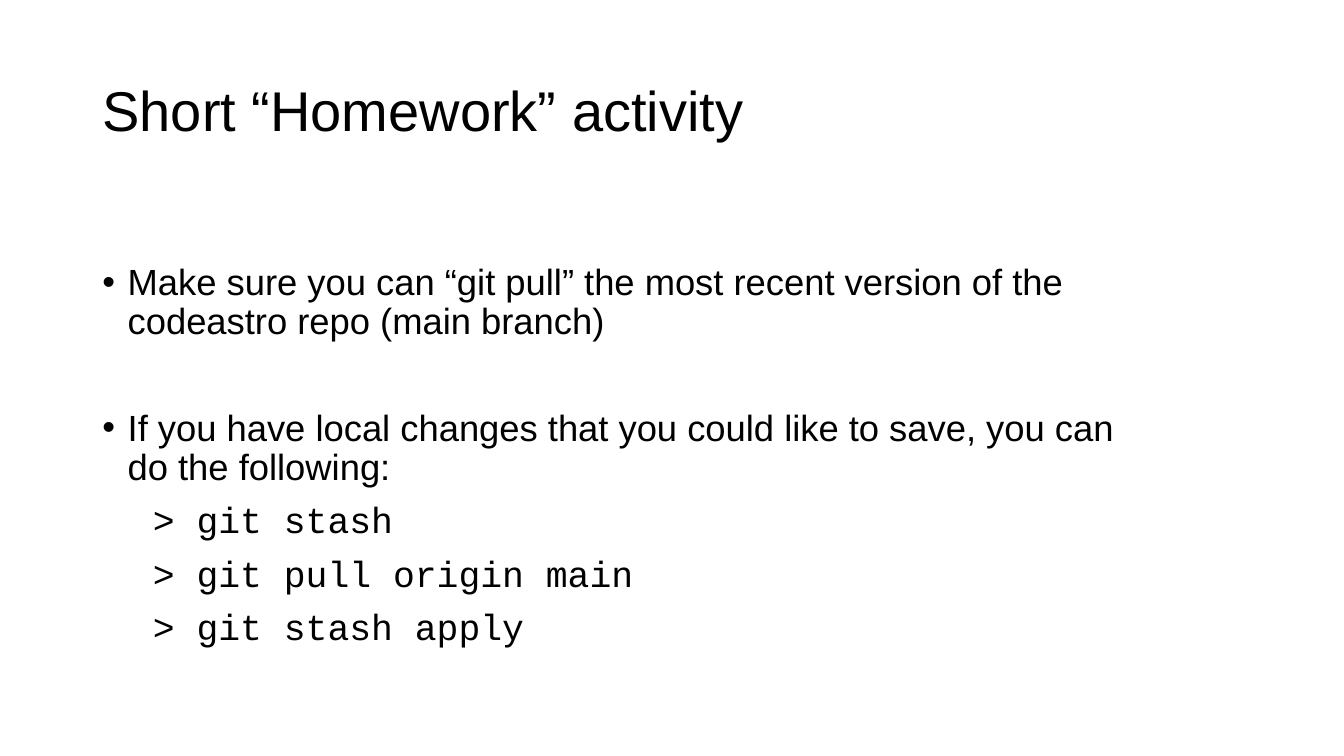
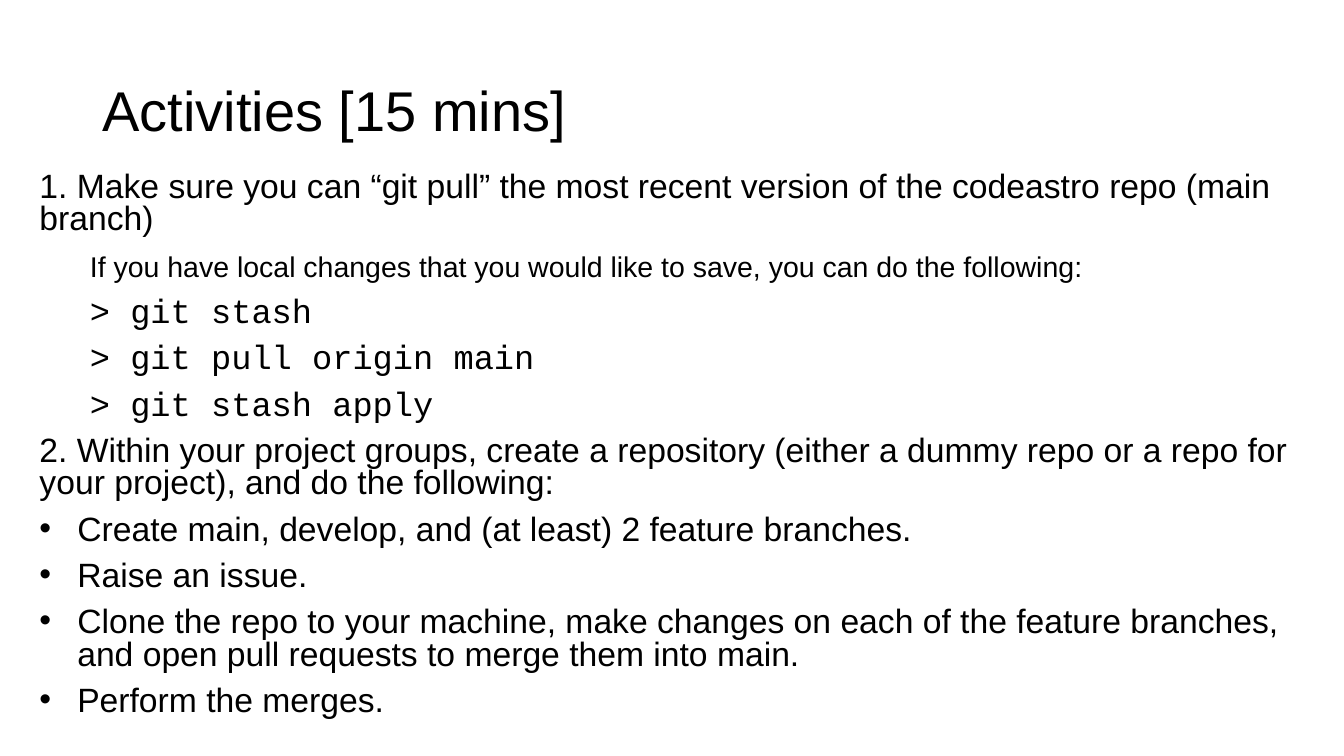
Before and after one commit to semaphoreP/codeastro, a slide deck: slide 15 of Day1/gitflow.pptx (slide 14 before the commit). Drawn at 1344x756 pixels with LibreOffice and Linux fonts; fonts in the diff are those of the drawing. Boxes give left, top, right and bottom in pixels: in the first picture for what was removed or moved away, otherwise in the second. Text is boxed around its words. In the diff, an @@ line names an element or a change of style, - is before the commit and + after.

```diff
--- a/Day1/gitflow.pptx
+++ b/Day1/gitflow.pptx
@@ text "1. Make sure you can ...": place and size @@
-text "1. Make sure you can ..." at <box>128,268,1114,648</box>
+text "1. Make sure you can ..." at <box>39,173,1287,719</box>
@@ title at <box>102,90,566,141</box>: text changed @@
-Short “Homework” activity
+Activities [15 mins]
@@ text at <box>39,173,1270,282</box>: text changed; size 52 to 48.1 pt @@
-• Make sure you can “git pull” the most recent version of the codeastro repo (main branch)
-• If you have local changes that you could like to save, you can do the following:
+1. Make sure you can “git pull” the most recent version of the codeastro repo (main branch)
+If you have local changes that you would like to save, you can do the following:
@@ text at <box>130,299,535,423</box>: size 52 to 48.1 pt in "> git stash", "> git pull origin main", "> git stash apply"; line spacing 0.9 to 0.8 @@
@@ text at <box>39,437,1287,719</box>: paragraphs added @@
+2. Within your project groups, create a repository (either a dummy repo or a repo for your project), and do the following:
+• Create main, develop, and (at least) 2 feature branches.
+• Raise an issue.
+• Clone the repo to your machine, make changes on each of the feature branches, and open pull requests to merge them into main.
+• Perform the merges.
```
Also in this commit, not shown: 5 other slides changed, 1 slide added, 4 slides removed.
